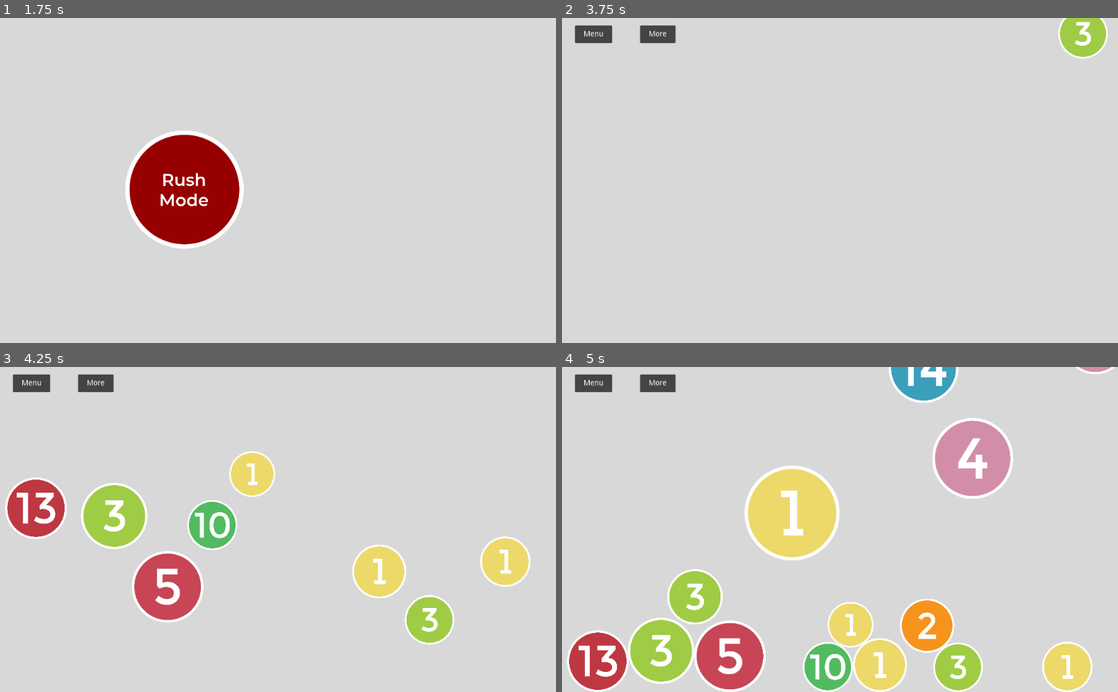
Above: before the commit, frames 1-4 (two rows, left to right).
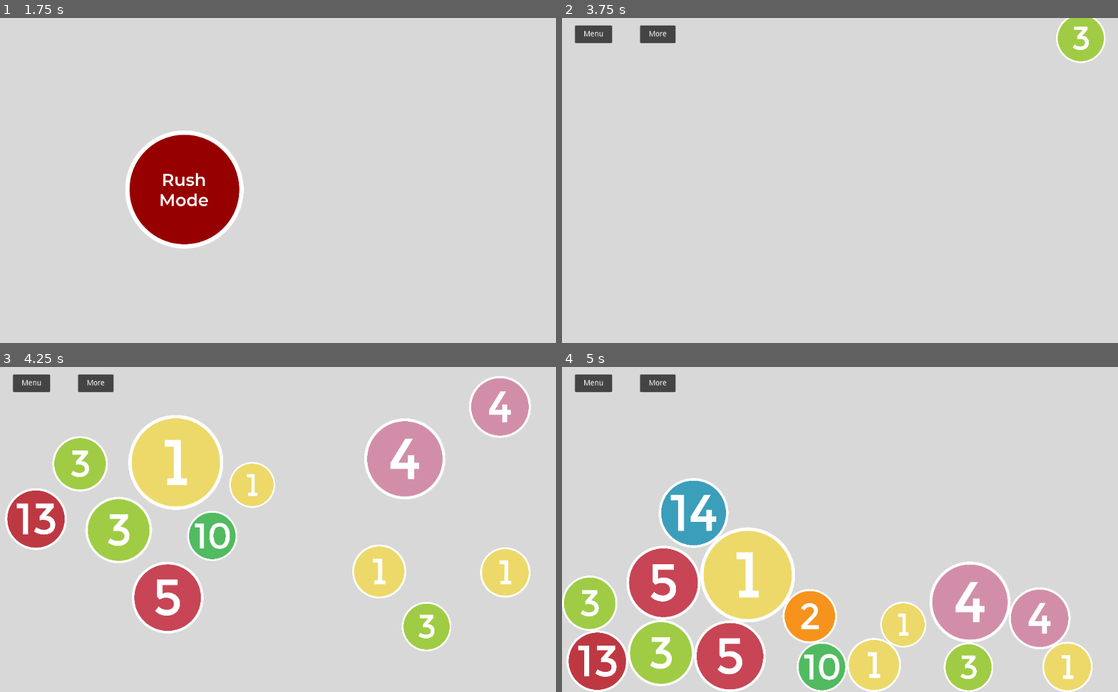
Above: after the commit, the same moments.

Repository: ZaneH/circularis-godot
Game: Godot game, scene res://scenes/Menu.tscn
Same seed, same stepped clock (60 frames per second), same inputs: the game is played once before the commit and once after it.
Inputs (mouse positions are in pixels of both pictures, inside the frame that each line leads up to):
- Up to frame 1 (1.75 s): tap Enter at 0.5 s; move the mouse to (400, 164) at 0.52 s; hold . (multi_swipe_down_right) 0.53-1.25 s; hold Middle mouse button (multi_touch) 0.53-1.25 s; click (400, 164) at 0.67 s; tap I (multi_swipe_up) at 0.77 s; tap Space at 1.25 s; drag from (166, 196) to (250, 245) at 1.27 s
- Up to frame 2 (3.75 s): move the mouse to (745, 284) at 2.02 s; hold M (multi_swipe_down_left) 2.03-2.75 s; hold Mouse wheel up (pinch_outward) 2.03-2.75 s; click (745, 284) at 2.17 s; tap Enter at 2.75 s; drag from (812, 245) to (673, 131) at 2.77 s; tap Space at 3.5 s; move the mouse to (1006, 229) at 3.52 s; hold . (multi_swipe_down_right) from 3.53 s (still down); hold Middle mouse button (multi_touch) from 3.53 s (still down)
- Up to frame 3 (4.25 s): keep holding . (multi_swipe_down_right); keep holding Middle mouse button (multi_touch); tap I (multi_swipe_up) at 3.77 s
- Up to frame 4 (5 s): release . (multi_swipe_down_right) at 4.25 s; release Middle mouse button (multi_touch) at 4.25 s; drag from (990, 630) to (773, 536) at 4.27 s

Frame 1 is identical in both runs. In frame 2, 0.5% of the frame differs, in the area x 88-99%, y 0-14%; in frame 3, 17%; in frame 4, 28%, in the area x 0-100%, y 0-100%.

Commit message:
Improve gravity - Floor friction

Diff:
--- a/scripts/circle.gd
+++ b/scripts/circle.gd
@@ -59,11 +59,12 @@
 		velocity = Vector2.ZERO
 
 func _physics_process(delta):
-	var collision = move_and_collide(velocity * delta)
-	if (collision):
-		velocity = velocity.slide(collision.normal)
-	else:
-		velocity.y += GRAVITY
+	velocity = move_and_slide(velocity, Vector2.UP)
+	velocity.y += GRAVITY
+
+	if (is_on_floor()):
+		# floor friction
+		velocity.x = lerp(velocity.x, 0, 0.03)
 
 func _on_Area2D_input_event(_viewport, event: InputEvent, _shapeIdx):
 	if (event is InputEventMouseButton and
